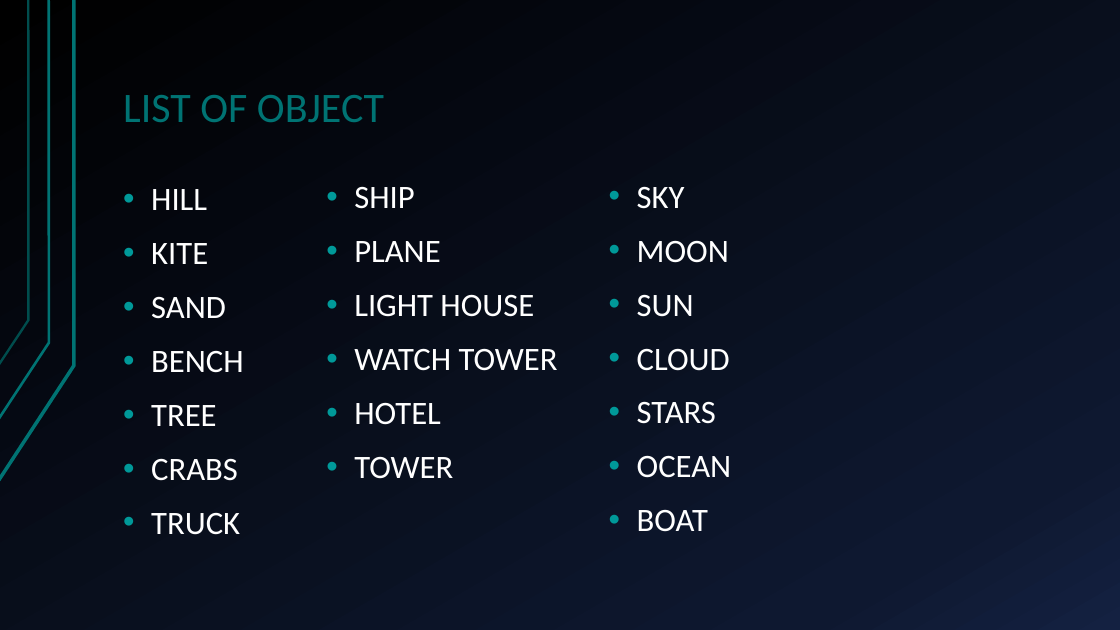
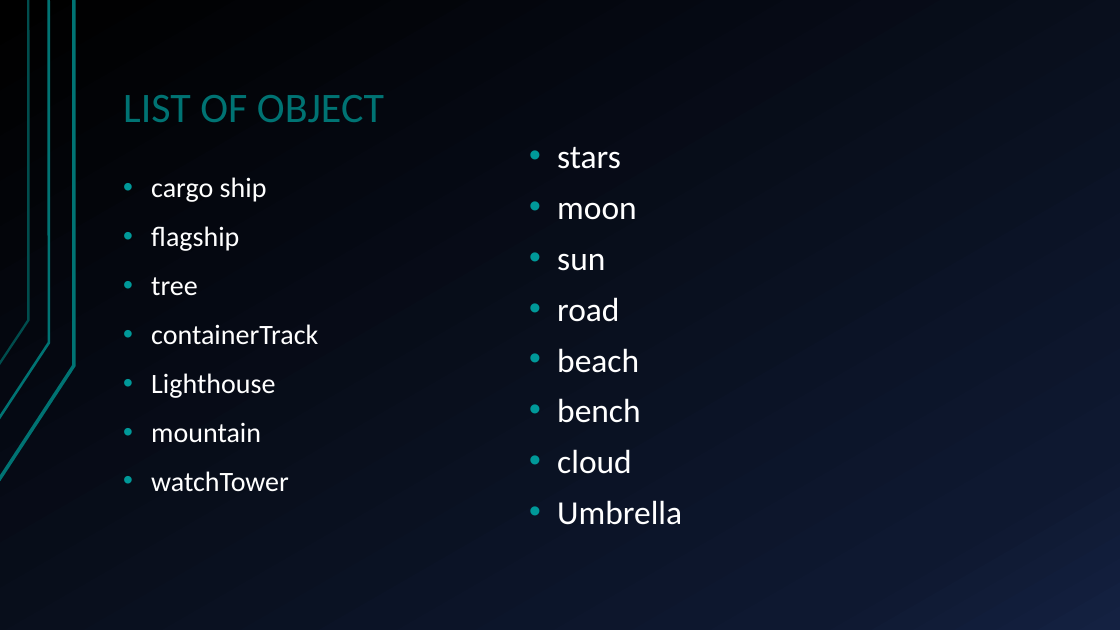
Before and after one commit to tawhidmirza/CG-Project, a slide deck: slide 3 of Sea beach view from hotel.pptx. Drawn at 1120x630 pixels with LibreOffice and Linux fonts; fonts in the diff are those of the drawing. Boxes give left, top, right and bottom in pixels: in the first picture for what was removed or moved away, otherwise in the second. Text is boxed around its words. In the diff, an @@ line names an element or a change of style, - is before the commit and + after.

```diff
--- a/Sea beach view from hotel.pptx
+++ b/Sea beach view from hotel.pptx
@@ text at [557,147,682,525]: text changed; size 28 to 28.7 pt @@
-• SKY
-• MOON
-• SUN
-• CLOUD
-• STARS
-• OCEAN
-• BOAT
+• stars
+• moon
+• sun
+• road
+• beach
+• bench
+• cloud
+• Umbrella
@@ text at [151,177,318,492]: text changed; size 28 to 24 pt @@
-• SHIP
-• PLANE
-• LIGHT HOUSE
-• WATCH TOWER
-• HOTEL
-• TOWER
+• cargo ship
+• flagship
+• tree
+• containerTrack
+• Lighthouse
+• mountain
+• watchTower
@@ text removed at [151,189,244,535] @@
-• HILL
-• KITE
-• SAND
-• BENCH
-• TREE
-• CRABS
-• TRUCK
```
Also in this commit, not shown: 4 other slides changed, 1 other file.
